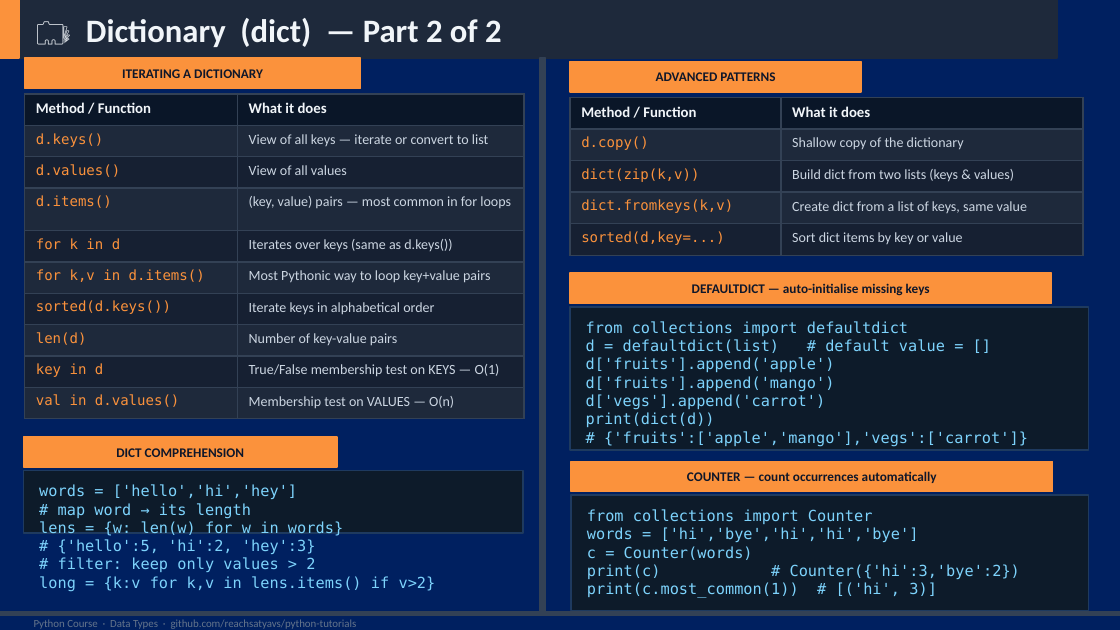
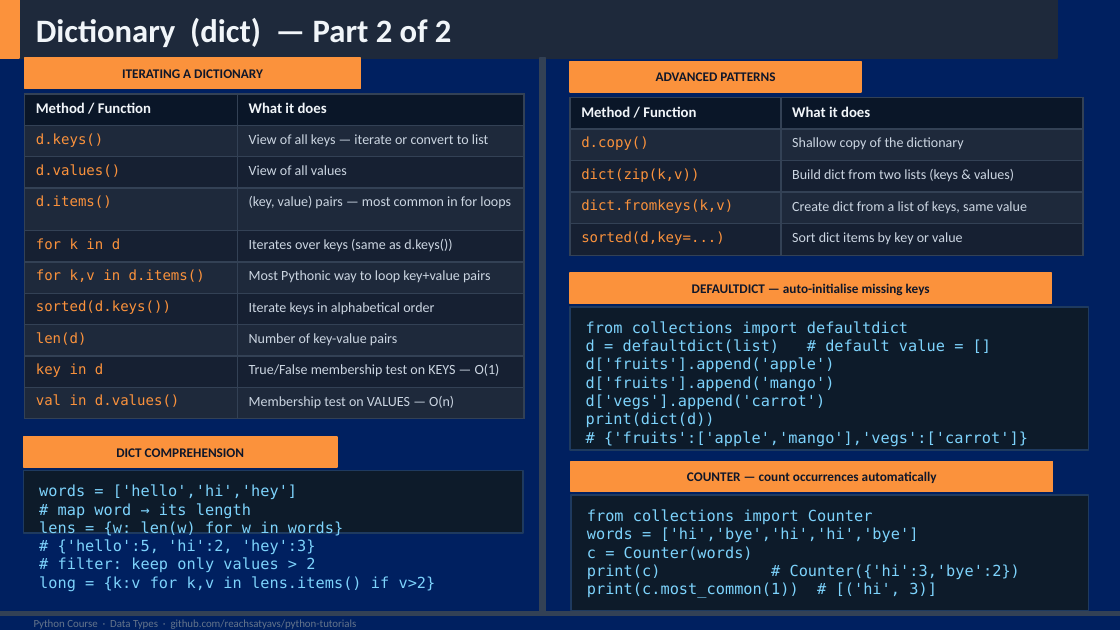
Before and after one commit to reachsatyavs/python-tutorials, a slide deck: slide 11 of dataTypes/PythonVariablesAndDataTypes.pptx. Drawn at 1120x630 pixels with LibreOffice and Linux fonts; fonts in the diff are those of the drawing. Boxes give left, top, right and bottom in pixels: in the first picture for what was removed or moved away, otherwise in the second. Text is boxed around its words. In the diff, an @@ line names an element or a change of style, - is before the commit and + after.

```diff
--- a/dataTypes/PythonVariablesAndDataTypes.pptx
+++ b/dataTypes/PythonVariablesAndDataTypes.pptx
@@ text at [36, 18, 452, 47]: text changed @@
-🗂️ Dictionary (dict) — Part 2 of 2
+Dictionary (dict) — Part 2 of 2
```
Also in this commit, not shown: 10 other slides changed, 2 slides added, 1 other file.
